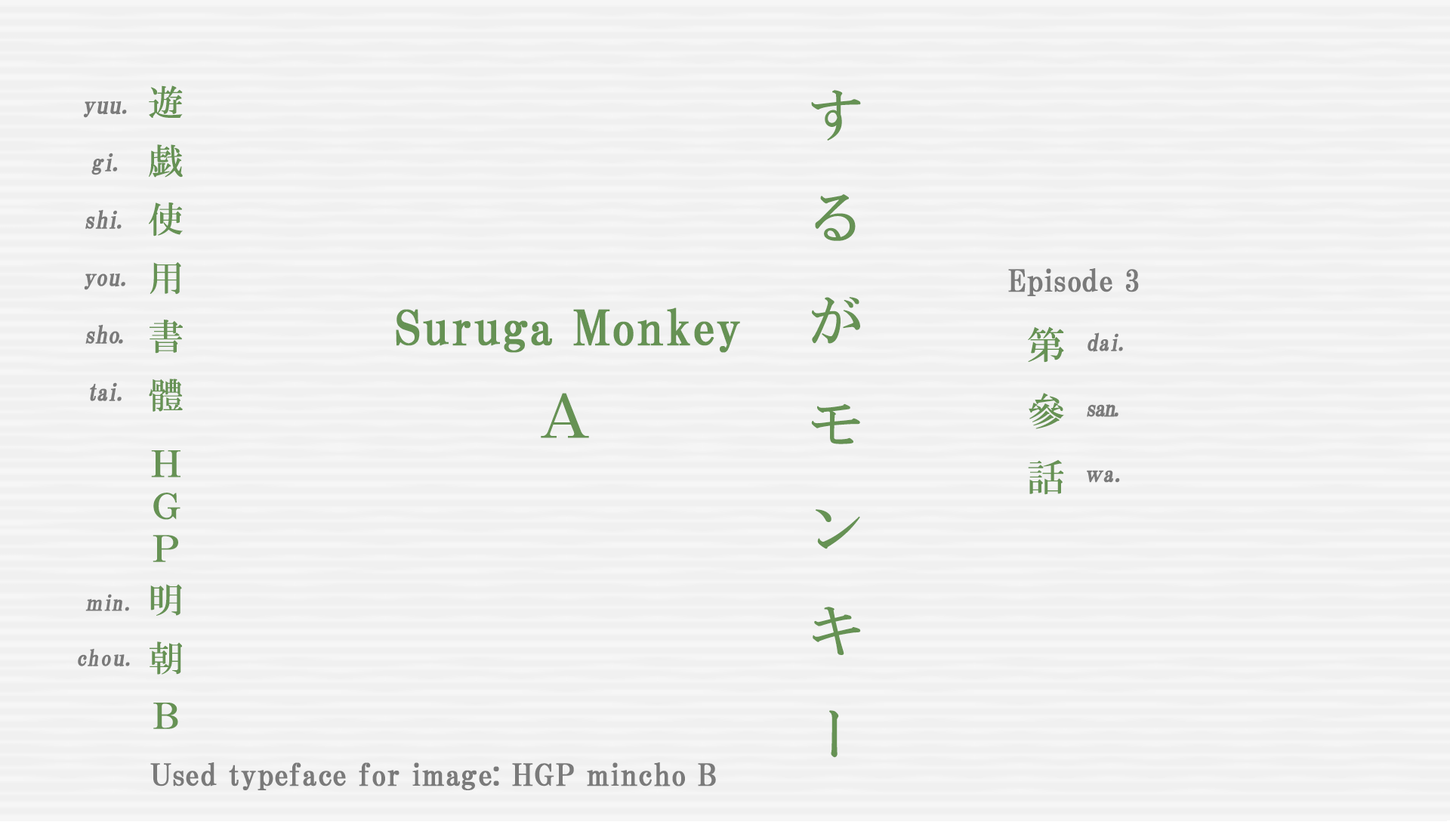
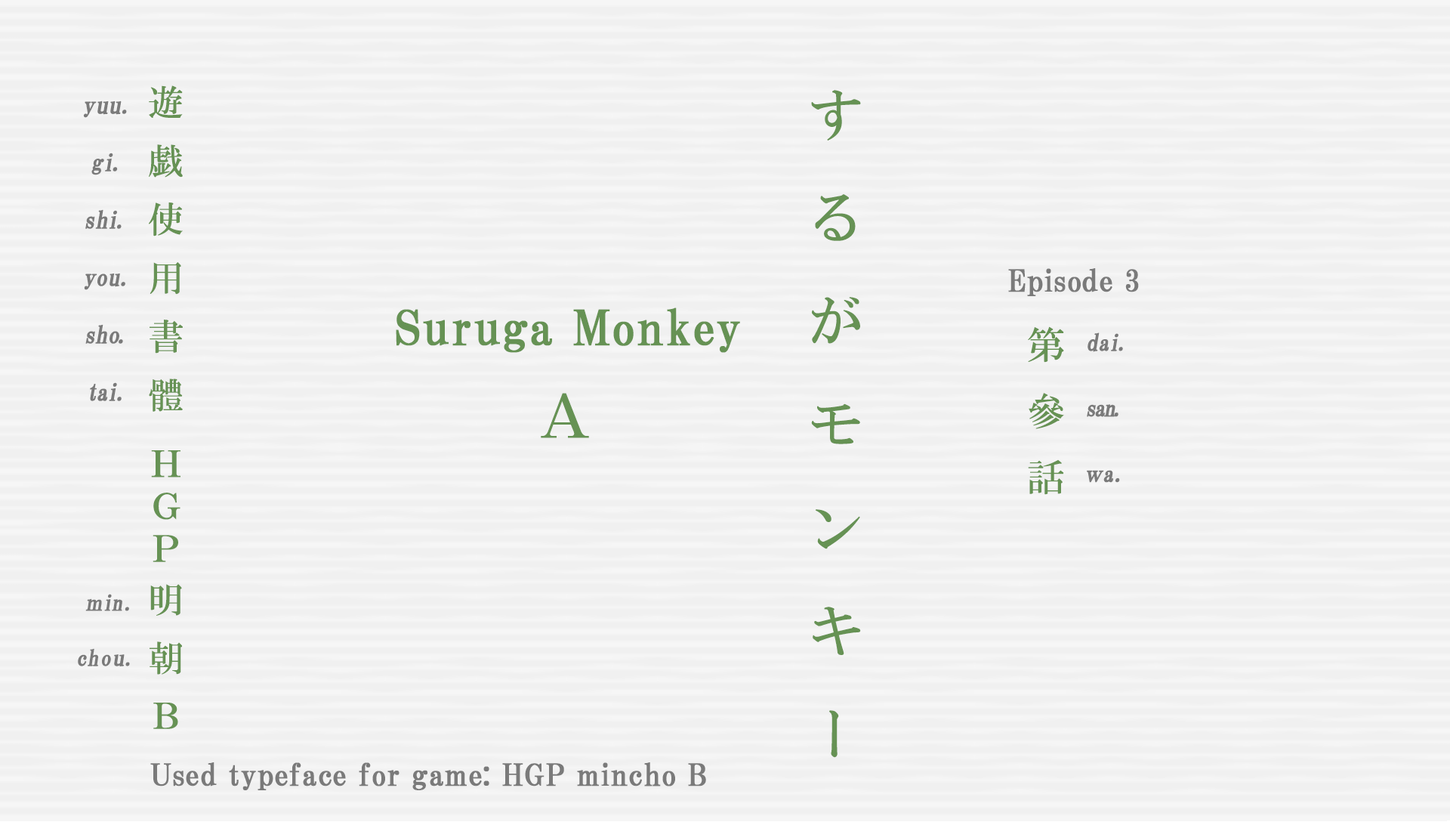
Layer changes from the first 1450x822 image to the second:
renamed "Used typeface for image: HGP mincho B" to "Used typeface for game: HGP mincho B", painted on it over [412, 761, 716, 790]
